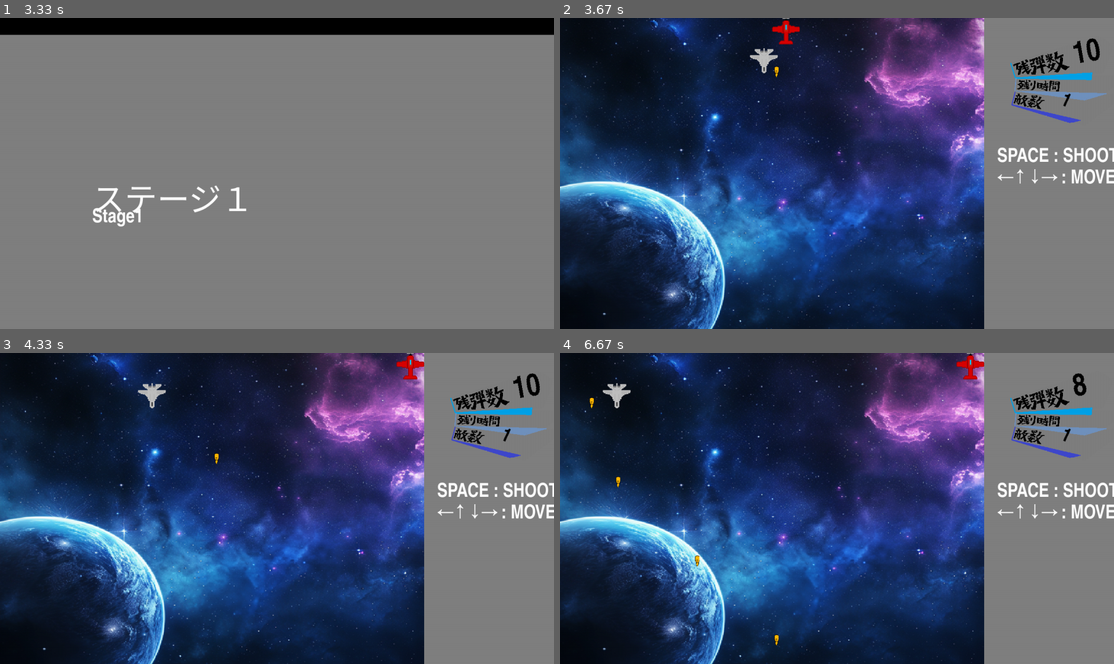
Above: before the commit, frames 1-4 (two rows, left to right).
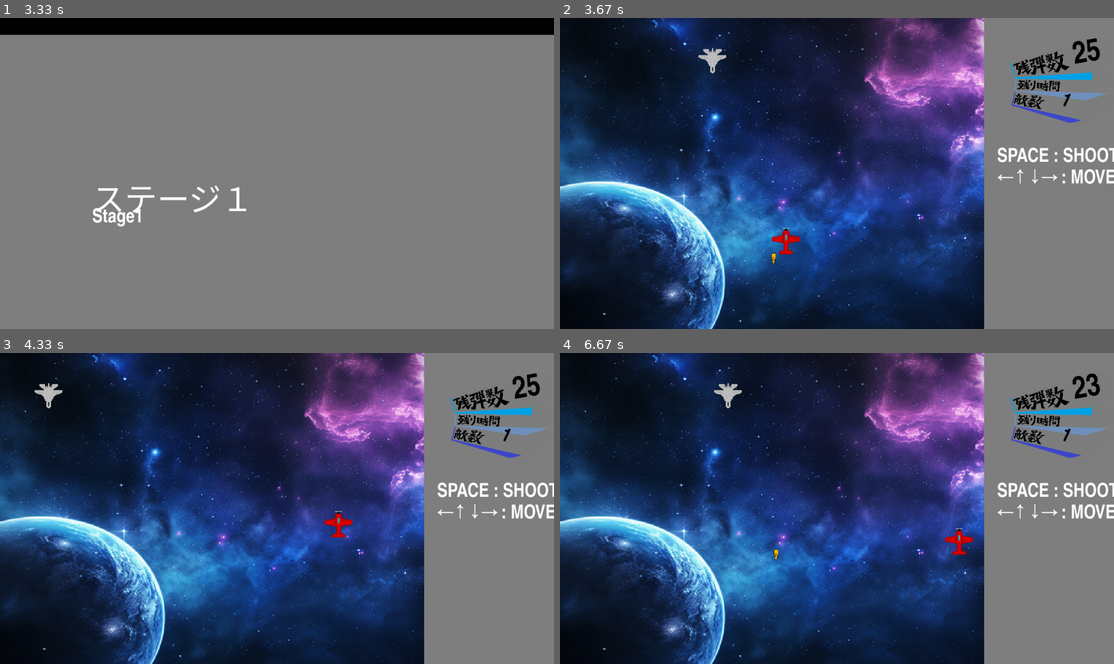
Above: after the commit, the same moments.

Repository: team-S-Edition/pygame_shootinggame
Game: pygame game, started from pygame_folder_3/main_control.py
Two runs of this game, one before a commit and one after it. Both use one fixed random seed, a clock stepped at 60 frames per second and the inputs below.
Inputs:
- Up to frame 1 (3.33 s): no input
- Up to frame 2 (3.67 s): hold Up from 3.4 s (still down)
- Up to frame 3 (4.33 s): release Up at 3.87 s; hold Right from 3.9 s (still down)
- Up to frame 4 (6.67 s): release Right at 4.53 s; tap Space at 4.57, 4.97, 5.37, 5.67, 5.87, 6.17, 6.37 s; hold Down 4.9-5.27 s; hold Left 5.3-5.77 s; hold Right 5.8-6.27 s; hold Up 6.3-6.6 s; hold Right from 6.63 s (still down)

Frame 1 is identical in both runs. In frame 2, 1.0% of the frame differs, in the area x 25-98%, y 0-80%; in frame 3, 0.9%; in frame 4, 1.1%, in the area x 5-98%, y 0-95%.

Commit message:
add enemy_bullet_speed

Diff:
--- a/pygame_folder_3/bomb_shot.py
+++ b/pygame_folder_3/bomb_shot.py
@@ -11,7 +11,7 @@
 
     return new_bombs
 
-def enemy_bombs(enemy_bombs01, now_time, shot_delay_enemy, enemy01_x, enemy01_y, enemy_arrive, height, screen, enemy_bomb01_image, last_bullet_time):
+def enemy_bombs(enemy_bombs01, now_time, shot_delay_enemy, enemy01_x, enemy01_y, enemy_arrive, height, screen, enemy_bomb01_image, last_bullet_time,speed):
     if now_time - last_bullet_time > shot_delay_enemy:
         last_bullet_time = pygame.time.get_ticks()
         enemy_bombs01.append([enemy01_x, enemy01_y])
@@ -19,7 +19,7 @@
     new_enemy_bombs01 = []
     if enemy_arrive:
         for x, y in enemy_bombs01:
-            y += 3
+            y += speed  # 移動速度
             new_enemy_bombs01.append([x, y])
             if y > height:
                 new_enemy_bombs01.remove([x, y])
--- a/pygame_folder_3/stage1.py
+++ b/pygame_folder_3/stage1.py
@@ -91,11 +91,12 @@
     myplane_x, myplane_y = width // 2, height-64
     enemy01_x,enemy01_y= width // 2, 64
     ui_x,ui_y = width,0
-    speed = 50
-    low_speed = 2
-    enemy_speed = 3
-    bullet_speed=100
-
+    speed = 10
+    low_speed = 1
+    enemy_speed = 10
+    bullet_speed = 50
+    enemy_bullet_speed = 30
+    shot_delay =  1000# ディレイ時間（ミリ秒/自機）弾の発射間隔
 
     #flag初期設定
     gameclear_flag=False
@@ -108,9 +109,9 @@
 
 
     # 銃弾関連変数初期設定
-    bullet_count=10 #弾数
+    bullet_count=25 #弾数
     last_shot_time = 0 #最後に弾を撃った時間（自機）
-    shot_delay = 1000 # ディレイ時間（ミリ秒/自機）
+
     now_time= 0 # 現在時刻
     last_bullet_time=0 # 最後に弾を撃った時間（敵機）
     bombs=[] # 弾のリスト（自機）
@@ -261,7 +262,7 @@
         bombs = bomb_shot.bombs(bombs,new_bombs,screen,bomb,bullet_speed)  # 更新
 
         # 敵弾の移動プログラム
-        enemy_bombs01, last_bullet_time = bomb_shot.enemy_bombs(enemy_bombs01,now_time,shot_delay_enemy,enemy01_x,enemy01_y,enemy_arrive,height,screen,enemy_bomb01_image,last_bullet_time)
+        enemy_bombs01, last_bullet_time = bomb_shot.enemy_bombs(enemy_bombs01,now_time,shot_delay_enemy,enemy01_x,enemy01_y,enemy_arrive,height,screen,enemy_bomb01_image,last_bullet_time,enemy_bullet_speed)
 
         #動き^^^^^^^^^^^^^^^^^^^^^^^^^^^^^^^^^^^^^^^^^^^^^^^^^^^^^^^^^^^^^^^^^^^^^^^^^^^^^^^^^^^^^^^^^^^^^^^^
         enemy01_x,enemy01_movemode = enemy_move.enemy_move(enemy01_movemode,enemy01_x,width,enemy_speed)
--- a/pygame_folder_3/ゴミ.py
+++ b/pygame_folder_3/ゴミ.py
@@ -1,4 +1,4 @@
-max_number=100
+max_number=1000
 number=2
 warukazu=2
 while True:
